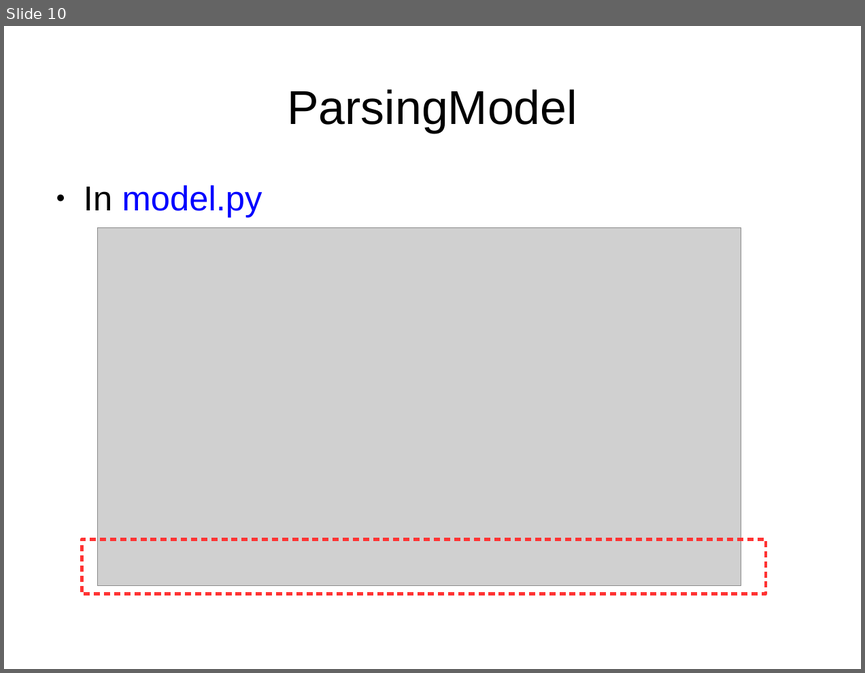
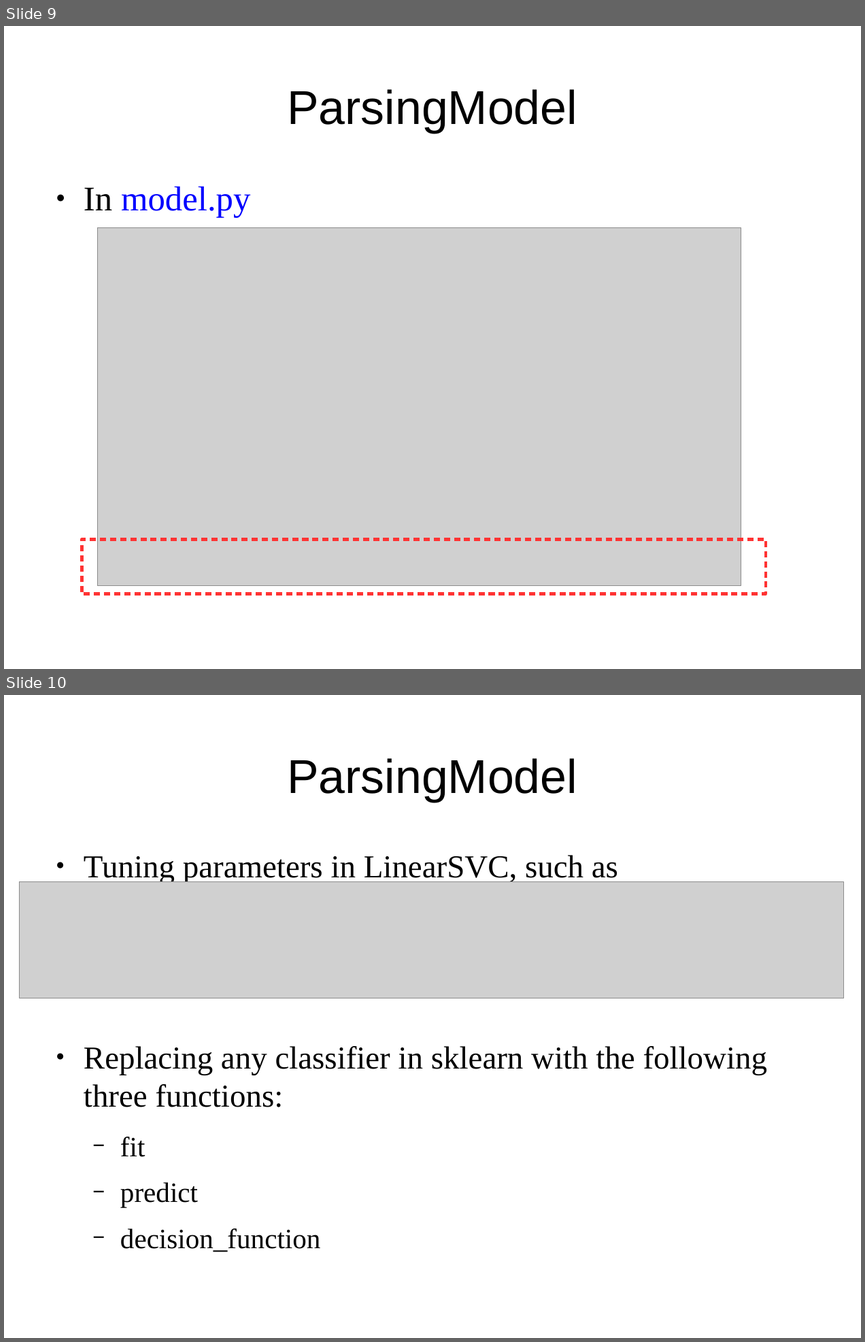
Before and after one commit to jiyfeng/RSTParser, a slide deck: doc/intro.odp. Shown one above the other, each under a label of ours: slide 10 before the commit, slides 9 and 10 after it. The pictures are 865x673 and 865x1342 pixels, drawn with LibreOffice and Linux fonts; fonts in the diff are those of the drawing; grey boxes stand for pictures. Boxes give left, top, right and bottom in pixels: in the first picture for what was removed or moved away, otherwise in the second. Text is boxed around its words. In the diff, an @@ line names an element or a change of style, - is before the commit and + after.

```diff
--- a/doc/intro.odp
+++ b/doc/intro.odp
@@ slide 10 added at (x1=4, y1=695, x2=861, y2=1338), background #FFFFFF @@
@@ title added at (x1=287, y1=758, x2=577, y2=802), 44 pt, text #000000 @@
+ParsingModel
@@ text added at (x1=84, y1=855, x2=768, y2=1208), 29.6 pt, text #000000 @@
+● Tuning parameters in LinearSVC, such as
+● Replacing any classifier in sklearn with the following three functions:
+  − fit
+  − predict
+  − decision_function
@@ picture added at (x1=20, y1=881, x2=844, y2=998) @@
@@ what was slide 10 is now slide 9 @@
@@ slide 9 changed as well @@
@@ text "In model.py" at (x1=84, y1=186, x2=250, y2=218): font Arial to Times New Roman @@
```
Also in this commit, not shown: 9 other slides changed, 1 other slide added, 2 slides removed, 2 other files.
